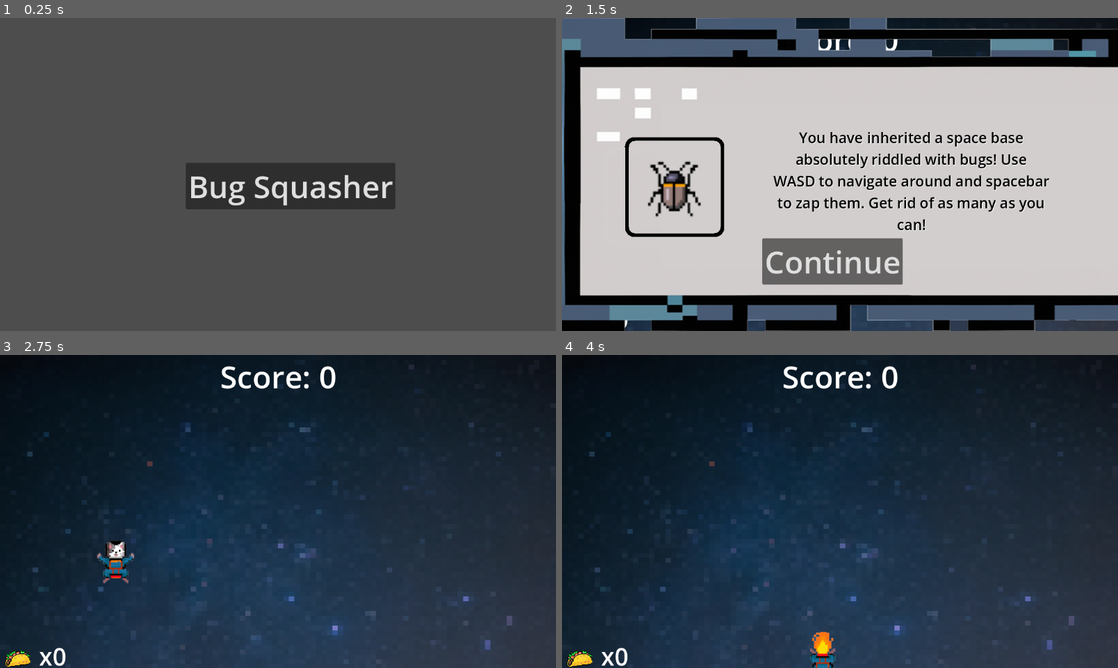
Above: before the commit, frames 1-4 (two rows, left to right).
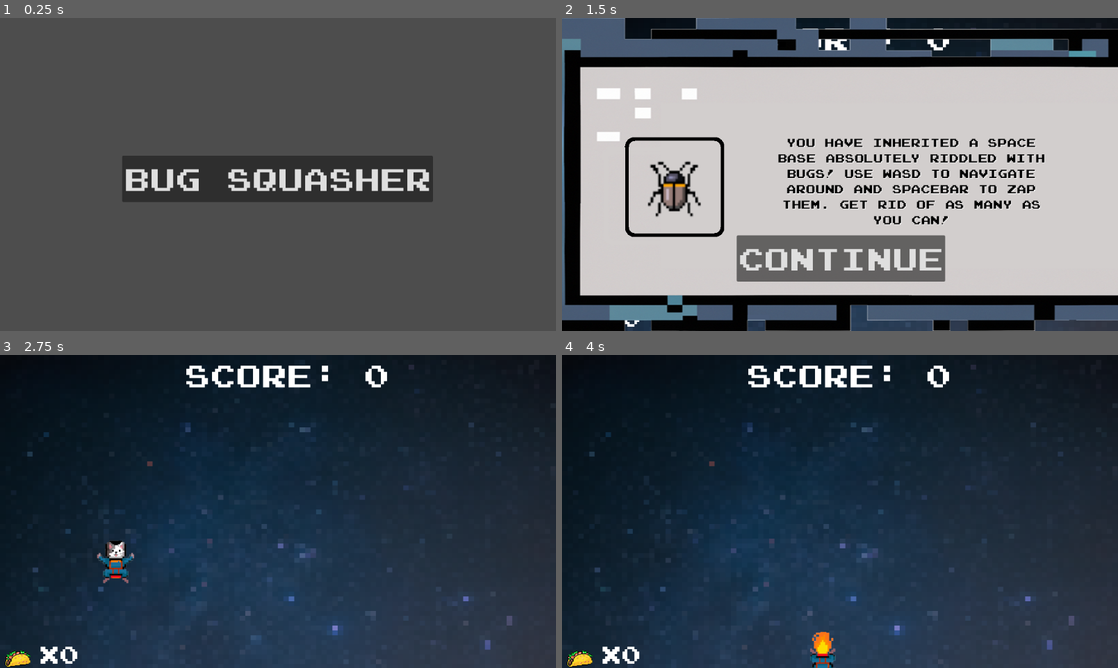
Above: after the commit, the same moments.

Repository: Josh40AU/SpaceCatParty
Game: Godot game, scene res://game_selection.tscn
Two runs of this game, one before a commit and one after it. Both use one fixed random seed, a clock stepped at 60 frames per second and the inputs below. Sound files missing from this copy of the repository are replaced by a short silence.
Inputs:
- Up to frame 1 (0.25 s): no input
- Up to frame 2 (1.5 s): click "Bug Squasher" at 0.5 s; click "Start" at 1.25 s
- Up to frame 3 (2.75 s): click "Continue" at 2 s
- Up to frame 4 (4 s): tap Enter at 2.75 s; hold D (move_right) 2.78-3.53 s; tap Space (player_action) at 2.85, 3.6 s; hold S (move_down) from 3.53 s (still down)

The runs differ from the first frame. In frame 1, 6.1% of the frame differs, in the area x 22-78%, y 44-62%; in frame 2, 8.9%, in the area x 11-88%, y 3-99%; in frame 3, 1.4%; in frame 4, 1.4%.

Commit message:
adjusted font to make it more stylistic

Diff:
--- a/game_selection.tscn
+++ b/game_selection.tscn
@@ -1,17 +1,19 @@
-[gd_scene load_steps=3 format=3 uid="uid://dpay8i6um16xa"]
+[gd_scene load_steps=4 format=3 uid="uid://dpay8i6um16xa"]
 
 [ext_resource type="Script" path="res://game_selection.gd" id="1_he5jr"]
 [ext_resource type="PackedScene" uid="uid://dx41odpxhv77s" path="res://levels/bug_squasher/bug_squasher.tscn" id="2_p77nj"]
+[ext_resource type="FontFile" uid="uid://3gx0n31uvrdx" path="res://assets/fonts/joystix/joystix monospace.otf" id="3_2e3oa"]
 
 [node name="game_selection" type="Node"]
 script = ExtResource("1_he5jr")
 bug_squasher_scene = ExtResource("2_p77nj")
 
 [node name="bug_squash_start" type="Button" parent="."]
-offset_left = 385.0
-offset_top = 300.0
-offset_right = 819.0
-offset_bottom = 396.0
+offset_left = 253.0
+offset_top = 285.0
+offset_right = 897.0
+offset_bottom = 381.0
+theme_override_fonts/font = ExtResource("3_2e3oa")
 theme_override_font_sizes/font_size = 64
 text = "Bug Squasher"
 
--- a/hud/hud.tscn
+++ b/hud/hud.tscn
@@ -1,7 +1,8 @@
-[gd_scene load_steps=3 format=3 uid="uid://dhjmemycsexdb"]
+[gd_scene load_steps=4 format=3 uid="uid://dhjmemycsexdb"]
 
 [ext_resource type="Script" path="res://hud/HUD.gd" id="1_dqt4t"]
 [ext_resource type="Texture2D" uid="uid://bt27tbxn86wmx" path="res://assets/art/taco-frame-1.png" id="2_ulbbx"]
+[ext_resource type="FontFile" uid="uid://3gx0n31uvrdx" path="res://assets/fonts/joystix/joystix monospace.otf" id="2_xr73i"]
 
 [node name="HUD" type="CanvasLayer"]
 script = ExtResource("1_dqt4t")
@@ -10,19 +11,22 @@
 anchors_preset = 5
 anchor_left = 0.5
 anchor_right = 0.5
-offset_left = -20.0
-offset_right = 20.0
-offset_bottom = 91.0
+offset_left = -194.0
+offset_top = 3.23373
+offset_right = 230.0
+offset_bottom = 94.2337
 grow_horizontal = 2
+theme_override_fonts/font = ExtResource("2_xr73i")
 theme_override_font_sizes/font_size = 64
 text = "Score: 0"
 horizontal_alignment = 1
 
 [node name="Message" type="Label" parent="."]
-offset_left = 208.0
-offset_top = 125.0
-offset_right = 969.0
-offset_bottom = 307.0
+offset_left = 206.052
+offset_top = 131.467
+offset_right = 967.052
+offset_bottom = 313.467
+theme_override_fonts/font = ExtResource("2_xr73i")
 theme_override_font_sizes/font_size = 64
 text = "BUG SQUASHER!"
 horizontal_alignment = 1
@@ -30,11 +34,13 @@
 autowrap_mode = 3
 
 [node name="StartButton" type="Button" parent="."]
-offset_left = 217.0
-offset_top = 491.0
-offset_right = 901.0
-offset_bottom = 587.0
-theme_override_font_sizes/font_size = 64
+offset_left = 140.234
+offset_top = 440.0
+offset_right = 1065.23
+offset_bottom = 536.0
+size_flags_horizontal = 4
+theme_override_fonts/font = ExtResource("2_xr73i")
+theme_override_font_sizes/font_size = 51
 text = "Start Without Tutorial"
 
 [node name="MessageTimer" type="Timer" parent="."]
@@ -47,6 +53,7 @@
 offset_top = 484.0
 offset_right = 743.0
 offset_bottom = 580.0
+theme_override_fonts/font = ExtResource("2_xr73i")
 theme_override_font_sizes/font_size = 64
 text = "End Game"
 
@@ -55,6 +62,7 @@
 offset_top = 589.0
 offset_right = 233.0
 offset_bottom = 673.0
+theme_override_fonts/font = ExtResource("2_xr73i")
 theme_override_font_sizes/font_size = 50
 text = "x0"
 
@@ -64,10 +72,12 @@
 texture = ExtResource("2_ulbbx")
 
 [node name="TutorialButton" type="Button" parent="."]
-offset_left = 478.0
-offset_top = 349.0
-offset_right = 636.0
-offset_bottom = 445.0
+offset_left = 420.0
+offset_top = 311.312
+offset_right = 684.0
+offset_bottom = 407.312
+size_flags_horizontal = 4
+theme_override_fonts/font = ExtResource("2_xr73i")
 theme_override_font_sizes/font_size = 64
 text = "Start"
 
--- a/tutorial_board/tutorial_board.tscn
+++ b/tutorial_board/tutorial_board.tscn
@@ -1,8 +1,9 @@
-[gd_scene load_steps=4 format=3 uid="uid://djk2iecid2r82"]
+[gd_scene load_steps=5 format=3 uid="uid://djk2iecid2r82"]
 
 [ext_resource type="Texture2D" uid="uid://kq27wx2xof4q" path="res://assets/art/MissionBoard.png" id="1_c8adx"]
 [ext_resource type="Script" path="res://tutorial_board/tutorial_board.gd" id="1_smn4h"]
 [ext_resource type="Texture2D" uid="uid://cia1iojy5ao7l" path="res://assets/art/BeetleFrame-1-nb.png" id="2_fwdgh"]
+[ext_resource type="FontFile" uid="uid://3gx0n31uvrdx" path="res://assets/fonts/joystix/joystix monospace.otf" id="4_uo016"]
 
 [node name="tutorial_board" type="CanvasLayer"]
 script = ExtResource("1_smn4h")
@@ -24,17 +25,19 @@
 offset_bottom = 450.0
 theme_override_colors/font_color = Color(0, 0, 0, 1)
 theme_override_colors/font_shadow_color = Color(1, 1, 1, 1)
-theme_override_font_sizes/font_size = 30
+theme_override_fonts/font = ExtResource("4_uo016")
+theme_override_font_sizes/font_size = 24
 text = "You have inherited a space base absolutely riddled with bugs! Use WASD to navigate around and spacebar to zap them. Get rid of as many as you can!"
 horizontal_alignment = 1
 vertical_alignment = 1
 autowrap_mode = 3
 
 [node name="ContinueButton" type="Button" parent="."]
-offset_left = 415.0
-offset_top = 456.0
-offset_right = 706.0
-offset_bottom = 552.0
+offset_left = 362.225
+offset_top = 450.0
+offset_right = 794.225
+offset_bottom = 546.0
+theme_override_fonts/font = ExtResource("4_uo016")
 theme_override_font_sizes/font_size = 64
 text = "Continue"
 
Binary file added: assets/fonts/joystix/joystix monospace.otf
Not shown, added: assets/fonts/joystix/joystix monospace.otf.import
Not shown, changed: .DS_Store
Not shown, added: assets/.DS_Store
Not shown, added: assets/fonts/.DS_Store
Not shown, added: assets/fonts/joystix/Typodermic Desktop EULA 2023.pdf
